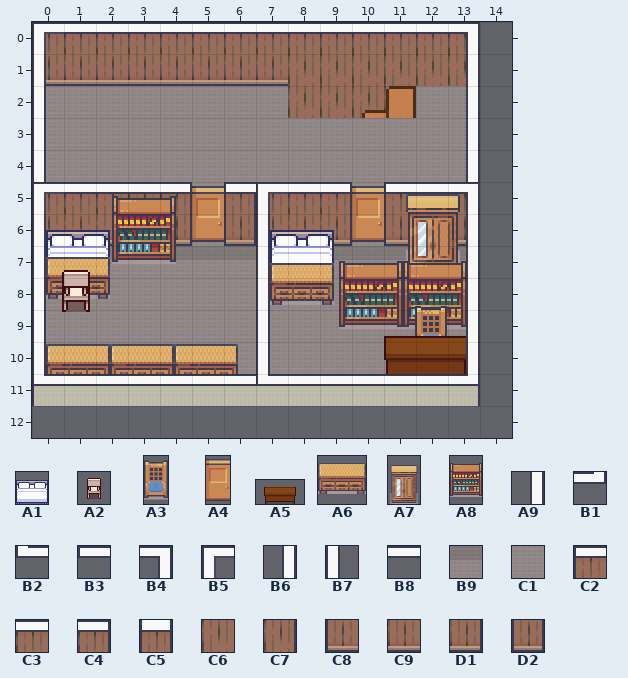
Two states of a Tiled map, resources/maps/House-3/House-3-floor-2.tmx. The first picture shows the starting point.
Cells are 32x32 px. Shown: x 0..14, y 0..12.
Key: from "32x32": A1 12, A2 15; from "32x64": A3 3, A4 8; from "64x32": A5 0; from "64x64": A6 0; from "64x96": A7 3, A8 6; from "RoomBuilder-32x": A9 5, B1 22, B2 23, B3 25, B4 39, B5 40, B6 45, B7 47, B8 63, B9 134, C1 151, C2 221, C3 222, C4 223, C5 224, C6 226, C7 227, C8 238, C9 239, D1 240, D2 241.
__ is an empty cell, ## one hidden under a higher layer.
Objects are placed by their top-left corner, in cells (3,4 is the top-left corner of cell 3,4); size is 1x1 cell unless given.
Layers that did not change in this view are not listed.
Layer "Ground" before, first column x 0:
 1 __ __ __ __ __ __ __ __ __ __ __ __ __ __ __
 2 C1 C1 C1 C1 C1 C1 C1 C1 __ __ __ __ __ __ __
 3 C1 C1 C1 C1 C1 C1 C1 C1 __ __ __ __ __ __ __
 4 C1 C1 C1 C1 C1 C1 C1 C1 C1 C1 C1 C1 C1 C1 __
 5 ## ## ## ## ## C1 ## ## ## ## C1 ## ## ## __
 6 ## ## ## ## ## C1 ## ## ## ## C1 ## ## ## __
 7 B9 B9 B9 B9 B9 B9 B9 B9 B9 B9 B9 B9 B9 B9 __
 8 C1 C1 C1 C1 C1 C1 C1 C1 C1 C1 C1 C1 C1 C1 __
 9 C1 C1 C1 C1 C1 C1 C1 C1 C1 C1 C1 C1 C1 C1 __
10 C1 C1 C1 C1 C1 C1 C1 C1 C1 C1 C1 C1 C1 C1 __
11 __ __ __ __ __ __ __ __ __ __ __ __ __ __ __
Layer "Wall" before, first column x 0:
 0 C2 C3 C3 C3 C3 C3 C3 C3 C3 C3 C3 C3 C3 C4 __
 1 C8 C9 C9 C9 C9 C9 C9 C9 C6 C6 C6 C6 C6 C7 __
 2 __ __ __ __ __ __ __ __ __ __ __ __ __ __ __
 3 __ __ __ __ __ __ __ __ __ __ __ __ __ __ __
 4 __ __ __ __ __ __ __ __ __ __ __ __ __ __ __
 5 C2 C3 C3 C3 C4 __ C5 C2 C3 C4 __ C2 C3 C4 __
 6 C8 C9 C9 C9 D1 __ D2 C8 C9 D1 __ C8 C9 D1 __
 7 __ __ __ __ __ __ __ __ __ __ __ __ __ __ __
 8 __ __ __ __ __ __ __ __ __ __ __ __ __ __ __
 9 __ __ __ __ __ __ __ __ __ __ __ __ __ __ __
10 __ __ __ __ __ __ __ __ __ __ __ __ __ __ __
Layer "Wall-Outline/Wall-Outline-1" before, first column x 0:
 0 B5 B8 B8 B8 B8 B8 B8 B8 B8 B8 B8 B8 B8 B4 __
 1 B7 __ __ __ __ __ __ __ __ __ __ __ __ B6 __
 2 B7 __ __ __ __ __ __ __ __ __ __ __ __ B6 __
 3 B7 __ __ __ __ __ __ __ __ __ __ __ __ B6 __
 4 B7 __ __ __ __ __ __ __ __ __ __ __ __ B6 __
 5 B7 B8 B8 B8 __ __ B3 B5 B8 __ __ __ __ A9 __
 6 B7 __ __ __ __ __ __ B7 __ __ __ __ __ B6 __
 7 B7 __ __ __ __ __ __ B7 __ __ __ __ __ A9 __
 8 B7 __ __ __ __ __ __ B7 __ __ __ __ __ A9 __
 9 B7 __ __ __ __ __ __ B7 __ __ __ __ __ A9 __
10 B7 __ __ __ __ __ __ B7 __ __ __ __ __ A9 __
11 B2 B8 B8 B8 B8 B8 B8 B8 B8 B8 B8 B8 B8 B1 __
12 __ __ __ __ __ __ __ __ __ __ __ __ __ __ __
Objects on layer "Objects/Objects-1" before:
A7 at 11.5,4.8 size 2x3
A1 at 7.4,6 size 2x2
A1 at 0.4,6 size 2x2
A8 at 2.5,5 size 2x3
A8 at 9.6,7 size 2x3
A8 at 11.6,7 size 2x3
A3 at 12,8.7 size 1x2
A6 at 0.4,9.8 size 2x2
A6 at 2.4,9.8 size 2x2
A6 at 4.4,9.8 size 2x2
Objects on layer "Objects/Objects-2" before:
A6 at 0.4,7 size 2x2
A6 at 7.5,7.2 size 2x2
A2 at 0.4,7.4 size 2x2
A5 at 10.3,9.3 size 4x2
Objects on layer "Doors-2" before:
A4 at 5,5 size 1x2
A4 at 10,5 size 1x2
The result:
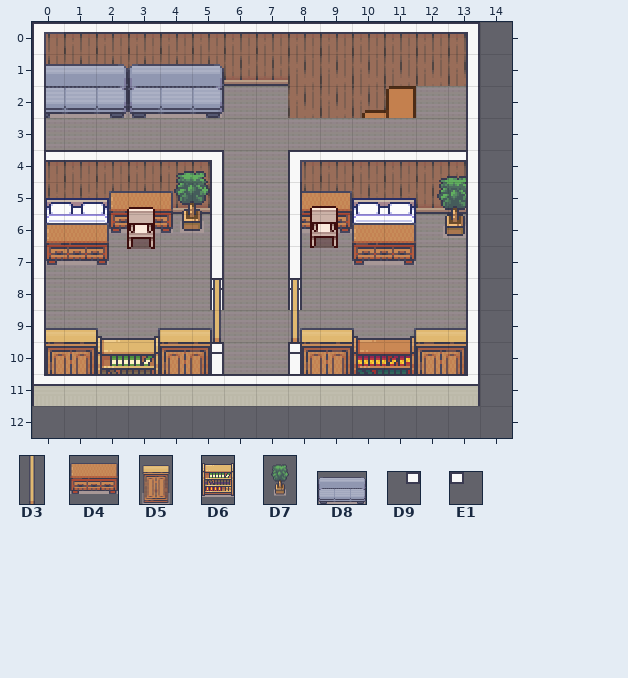
Further tiles: from "32x64": D3 7; from "64x64": D4 1; from "64x96": D5 2, D6 5, D7 7; from "96x64": D8 0; from "RoomBuilder-32x": D9 62, E1 64.
Diff:
{"where": "layer \"Ground\""}
{"y":7,"x":0,"old":"B9 B9 B9 B9 B9 B9","new":"C1 C1 C1 C1 C1 C1"}
{"y":7,"x":7,"old":"B9 B9 B9 B9 B9 B9 B9","new":"C1 C1 C1 C1 C1 C1 C1"}
{"where": "layer \"Objects-3\""}
{"now": "D5 at 11.8,9 size 2x3"}
{"now": "D5 at 8.2,9 size 2x3"}
{"now": "D5 at 0.2,9 size 2x3"}
{"now": "D5 at 3.8,9 size 2x3"}
{"now": "A8 at 10,9.4 size 2x3"}
{"now": "D6 at 2,9.4 size 2x3"}
{"where": "layer \"Wall\""}
{"y":4,"x":0,"old":"__ __ __ __ __ __","new":"C2 C3 C3 C3 C3 C3"}
{"y":4,"x":8,"old":"__ __ __ __ __ __","new":"C3 C3 C3 C3 C3 C4"}
{"y":5,"x":0,"old":"C2 C3 C3 C3 C4 __ C5 C2 C3 C4 __ C2 C3 C4","new":"C8 C9 C9 C9 C9 C9 __ __ C9 C9 C9 C9 C9 D1"}
{"y":6,"x":0,"old":"C8 C9 C9 C9 D1","new":"__ __ __ __ __"}
{"y":6,"x":6,"old":"D2 C8 C9 D1","new":"__ __ __ __"}
{"y":6,"x":11,"old":"C8 C9 D1","new":"__ __ __"}
{"where": "layer \"Objects/Objects-1\""}
{"now": "D8 at 0,1 size 3x2"}
{"now": "D8 at 3,1 size 3x2"}
{"now": "A1 at 10,5 size 2x2"}
{"now": "D4 at 8,5 size 2x2"}
{"now": "A1 at 0.4,5 size 2x2"}
{"now": "D4 at 2.4,5 size 2x2"}
{"now": "D7 at 4,4.1 size 2x3"}
{"now": "D7 at 12.2,4.3 size 2x3"}
{"now": "A2 at 8.1,5.4 size 2x2"}
{"now": "A2 at 2.4,5.4 size 2x2"}
{"now": "D4 at 10,6 size 2x2"}
{"now": "D4 at 0.4,6 size 2x2"}
{"was": "A7 at 11.5,4.8 size 2x3"}
{"was": "A1 at 7.4,6 size 2x2"}
{"was": "A1 at 0.4,6 size 2x2"}
{"was": "A8 at 2.5,5 size 2x3"}
{"was": "A8 at 9.6,7 size 2x3"}
{"was": "A8 at 11.6,7 size 2x3"}
{"was": "A3 at 12,8.7 size 1x2"}
{"was": "A6 at 0.4,9.8 size 2x2"}
{"was": "A6 at 2.4,9.8 size 2x2"}
{"was": "A6 at 4.4,9.8 size 2x2"}
{"where": "layer \"Objects/Objects-2\""}
{"was": "A6 at 0.4,7 size 2x2"}
{"was": "A6 at 7.5,7.2 size 2x2"}
{"was": "A2 at 0.4,7.4 size 2x2"}
{"was": "A5 at 10.3,9.3 size 4x2"}
{"where": "layer \"Wall-Outline/Wall-Outline-1\""}
{"y":4,"x":5,"old":"__","new":"B4"}
{"y":4,"x":8,"old":"__","new":"B5"}
{"y":5,"x":1,"old":"B8 B8 B8","new":"__ __ __"}
{"y":5,"x":5,"old":"__ B3 B5 B8","new":"B6 __ __ B7"}
{"y":5,"x":13,"old":"A9","new":"B6"}
{"y":6,"x":5,"old":"__","new":"B6"}
{"y":6,"x":7,"old":"B7 __","new":"__ B7"}
{"y":7,"x":5,"old":"__","new":"B6"}
{"y":7,"x":7,"old":"B7 __","new":"__ B7"}
{"y":8,"x":5,"old":"__","new":"B6"}
{"y":8,"x":7,"old":"B7 __","new":"__ B7"}
{"y":9,"x":7,"old":"B7","new":"__"}
{"y":10,"x":5,"old":"__","new":"B6"}
{"y":10,"x":7,"old":"B7 __","new":"__ B7"}
{"where": "layer \"Wall-Outline/Wall-Outline-2\""}
{"y":5,"x":0,"old":"B5","new":"__"}
{"y":5,"x":13,"old":"B4","new":"__"}
{"y":8,"x":5,"old":"__","new":"D9"}
{"y":8,"x":8,"old":"__","new":"E1"}
{"y":10,"x":5,"old":"__","new":"D9"}
{"y":10,"x":8,"old":"__","new":"E1"}
{"y":11,"x":7,"old":"B2","new":"__"}
{"where": "layer \"Doors-2\""}
{"now": "D3 at 7.7,8.1 size 1x1.9"}
{"now": "D3 at 5.3,8.1 size 1x1.9"}
{"was": "A4 at 5,5 size 1x2"}
{"was": "A4 at 10,5 size 1x2"}
{"label":"added","picture_box":[46,64,224,118]}
{"label":"changed","picture_box":[34,150,478,384]}
